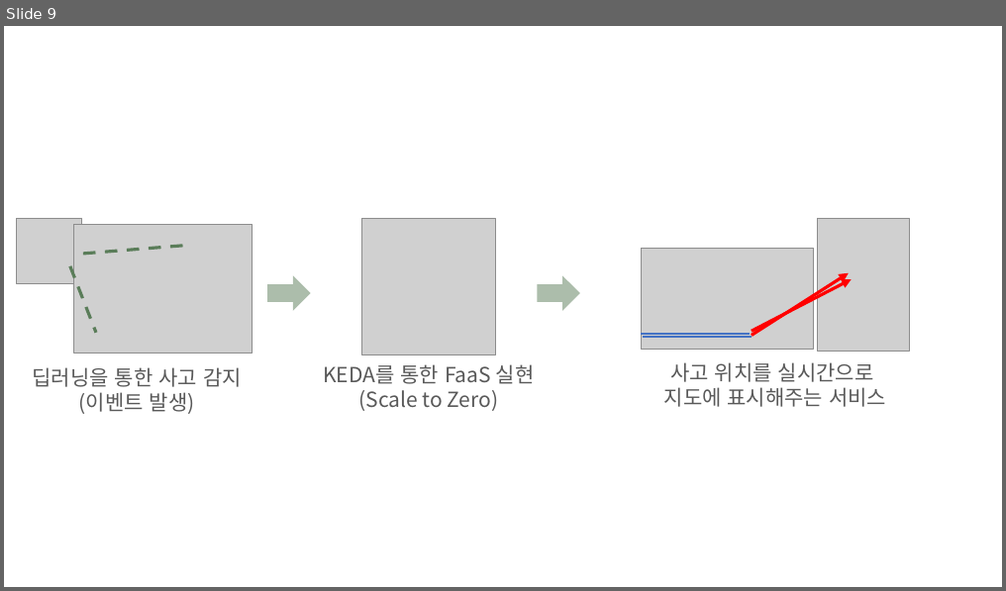
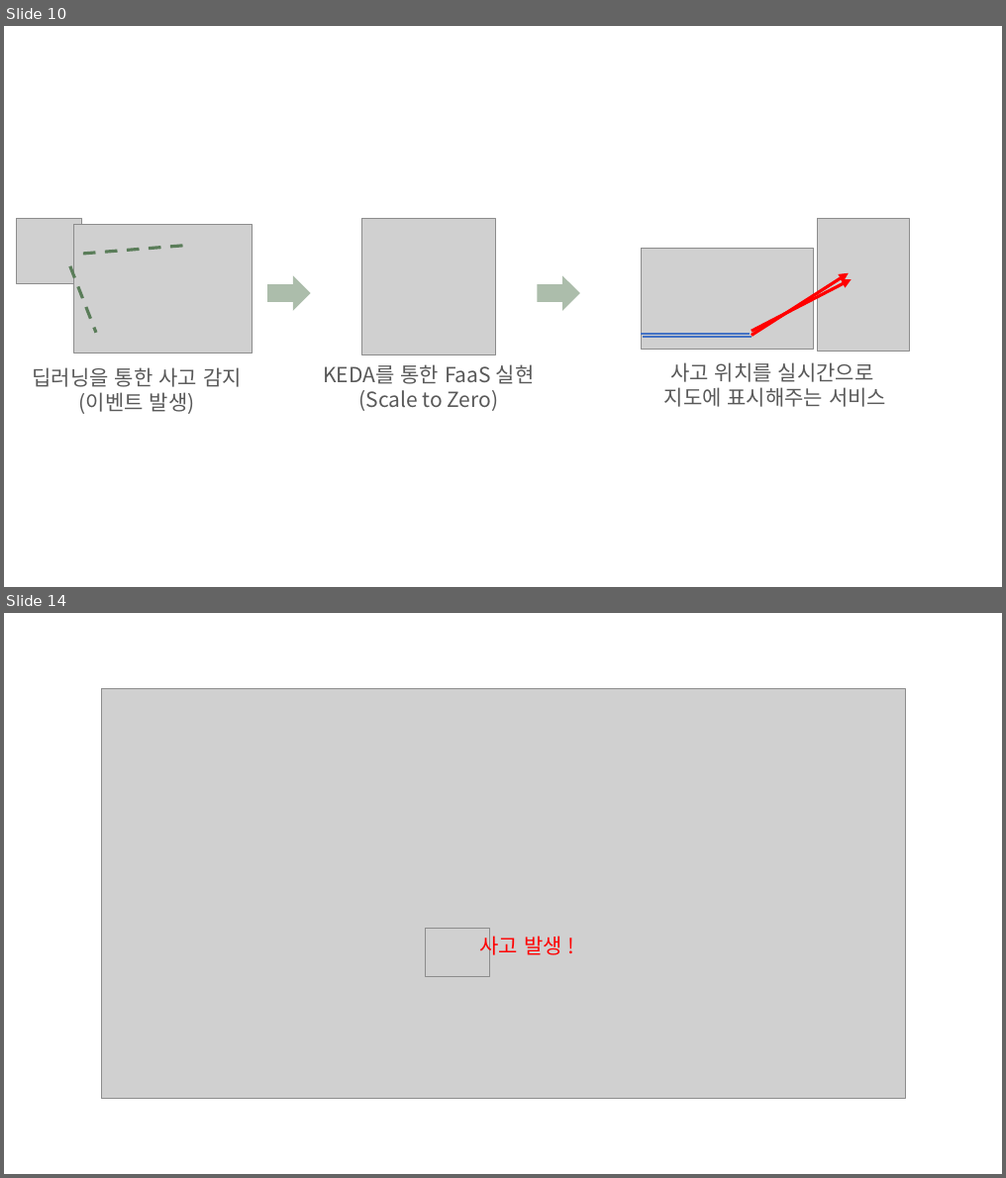
Before and after one commit to dohyunKim12/FaaS-Soong, a slide deck: doc/사진, 동영상 자료/그림양식.pptx. Shown one above the other, each under a label of ours: slide 9 before the commit, slides 10 and 14 after it; the slides between them are not shown. The pictures are 1006x591 and 1006x1178 pixels, drawn with LibreOffice and Linux fonts; fonts in the diff are those of the drawing; grey boxes stand for pictures. Boxes give left, top, right and bottom in pixels: in the first picture for what was removed or moved away, otherwise in the second. Text is boxed around its words. In the diff, an @@ line names an element or a change of style, - is before the commit and + after.

```diff
--- a/doc/사진, 동영상 자료/그림양식.pptx
+++ b/doc/사진, 동영상 자료/그림양식.pptx
@@ slide 14 added at bbox=[4, 613, 1002, 1174], background #FFFFFF @@
@@ picture added at bbox=[101, 688, 905, 1099] @@
@@ picture added at bbox=[425, 928, 489, 977] @@
@@ text added at bbox=[480, 934, 562, 959], 20 pt, text #FF0000 @@
+사고 발생 !
@@ what was slide 9 is now slide 10 @@
```
Also in this commit, not shown: 1 slide changed, 4 other slides added, 3 other files.
